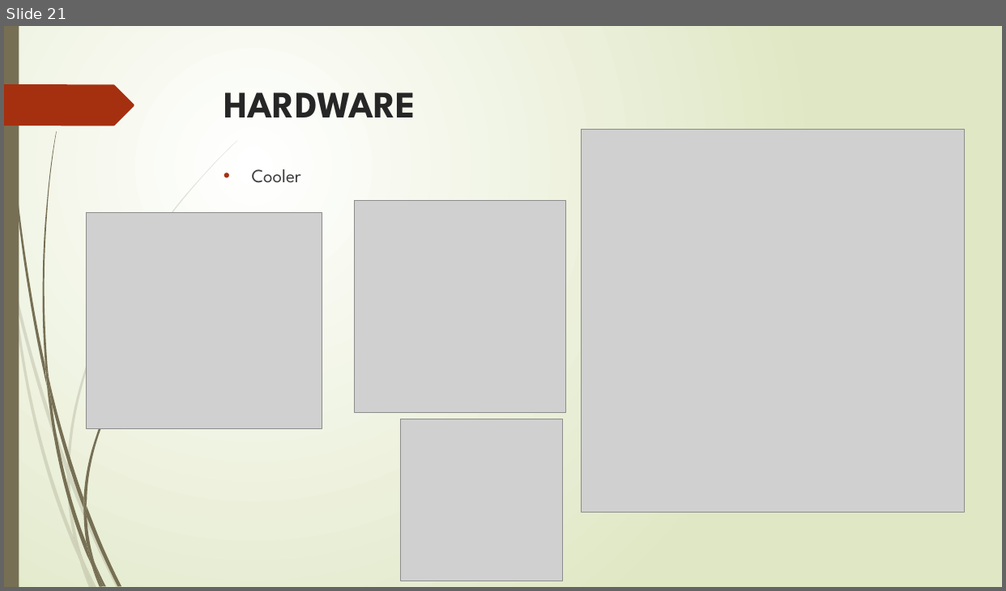
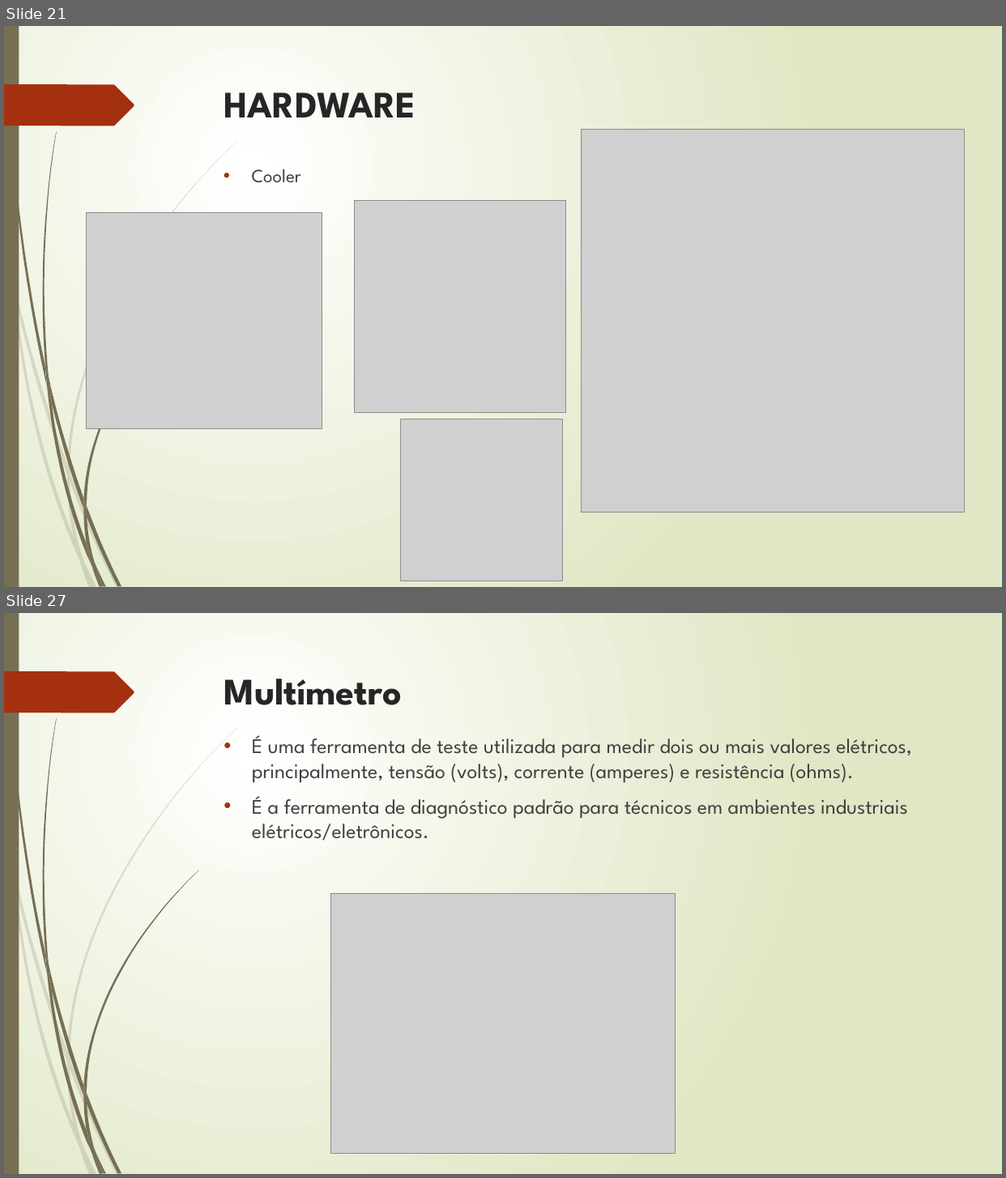
Before and after one commit to luisfernandospoljaric/Aulas-Luis, a slide deck: Hardware Luis/Aula 2/Hardware.pptx. Shown one above the other, each under a label of ours: slide 21 before the commit, slides 21 and 27 after it; the slides between them are not shown. The pictures are 1006x591 and 1006x1178 pixels, drawn with LibreOffice and Linux fonts; fonts in the diff are those of the drawing; grey boxes stand for pictures. Boxes give left, top, right and bottom in pixels: in the first picture for what was removed or moved away, otherwise in the second. Text is boxed around its words. In the diff, an @@ line names an element or a change of style, - is before the commit and + after.

```diff
--- a/Hardware Luis/Aula 2/Hardware.pptx
+++ b/Hardware Luis/Aula 2/Hardware.pptx
@@ slide 27 added at box(4, 613, 1002, 1174), background gradient #FFFFFF to #DFE8C4; not listed: 24 template elements that a slide beside it also shows @@
@@ title added at box(224, 679, 402, 705), 36 pt, text #262626, bold @@
+Multímetro
@@ text added at box(252, 735, 912, 841), 20 pt, text #404040 @@
+• É uma ferramenta de teste utilizada para medir dois ou mais valores elétricos, principalmente, tensão (volts), corrente (amperes) e resistência (ohms).
+• É a ferramenta de diagnóstico padrão para técnicos em ambientes industriais elétricos/eletrônicos.
@@ picture added at box(331, 894, 675, 1154) @@
```
Also in this commit, not shown: 4 slides changed, 6 other slides added, 2 other files.
